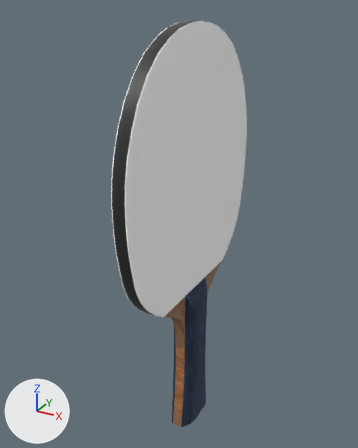
Before and after pictures for a commit that changed the glTF model frontend/public/models/paddle.glb.
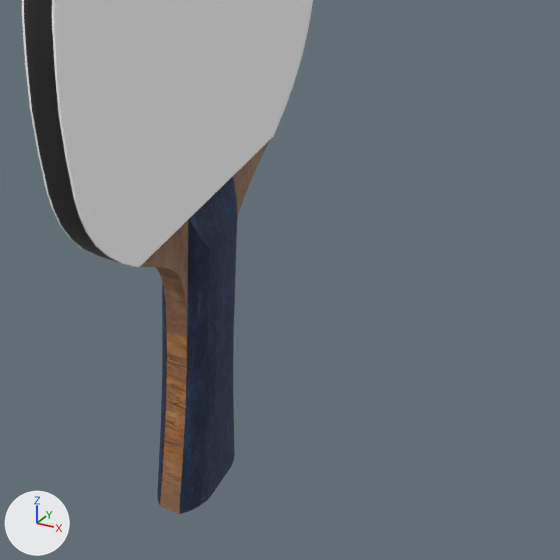
There are two pictures of each version: one whole from a 50 mm camera at (0.522, -1.013, 0.814) aimed at (-0.04, 0.009, 0.303), one close up on the part from 28% to 98% of the width and 44% to 100% of the height. The lights are fixed; the arrows at lower left show +X, +Y and +Z. Where no turn or scale is listed for an object, it has been applied to the vertices.

The first close-up shows 'raquette.001_Cover.002_0', 'raquette.001_Grip.002_0', 'raquette.001_Handle.002_0', 'raquette.001_Strap.002_0'.
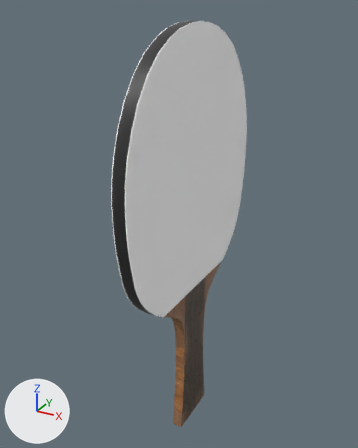
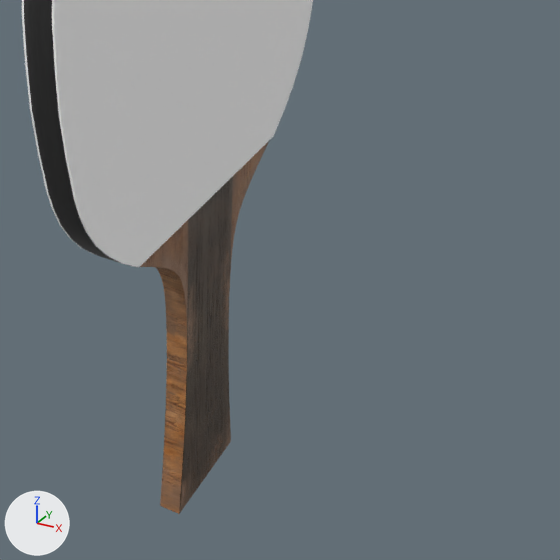
Where the newer file only moved an object's origin or applied its transform, the numbers keep the older frame.

Patch to the scene script:
```diff
--- a/frontend/public/models/paddle.glb.py
+++ b/frontend/public/models/paddle.glb.py
@@ ob_raquette_001_grip_002_0 @@
-ob_raquette_001_grip_002_0 = bpy.data.objects.new('raquette.001_Grip.002_0', me_raquette_001_grip_002_0)
-ob_raquette_001_grip_002_0.location = (4.197, 0.0, 2.509)
```

Changed parts and their boxes [x1, y1, x2, y2] in the close-ups (560 x 560 px):
'raquette.001_Grip.002_0', deleted
    before: [157, 176, 237, 514]
'raquette.001_Handle.002_0', unchanged, uncovered by the edit
    both: [140, 141, 269, 514]
